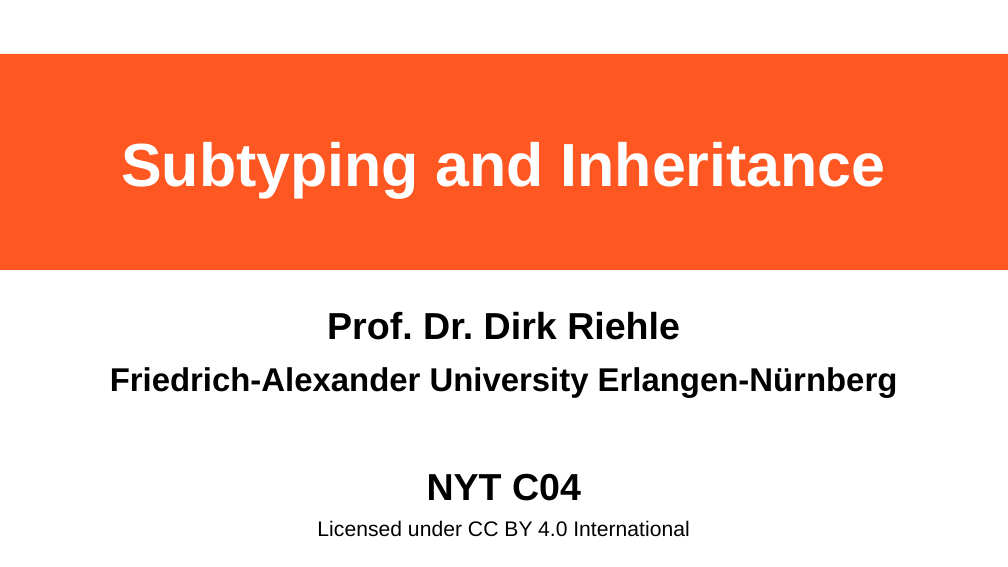
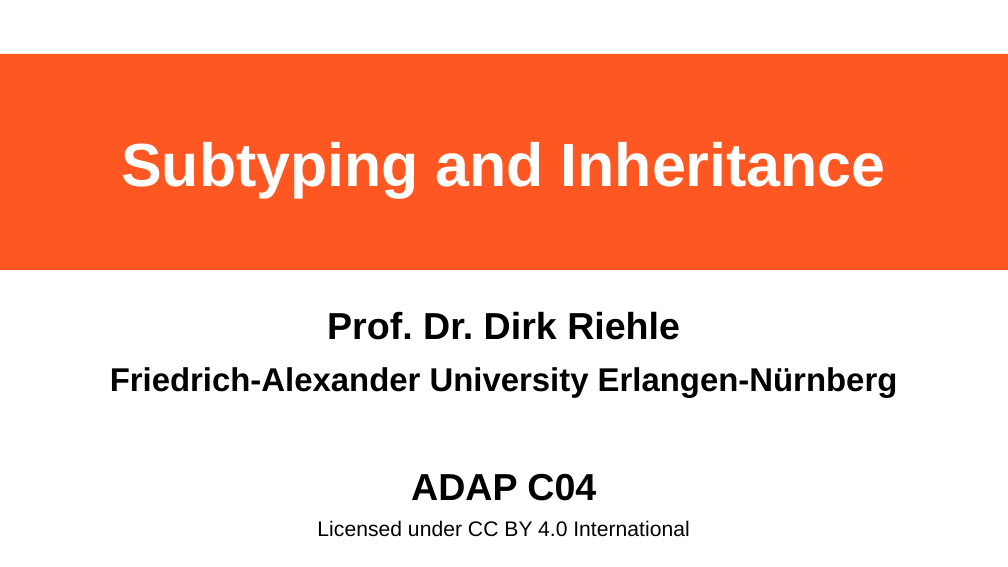
Before and after one commit to dirkriehle/adap-course, a slide deck: slide 1 of Lecture Slides/ADAP C04 - Subtyping and Inheritance.odp. Drawn at 1008x567 pixels with LibreOffice and Linux fonts; fonts in the diff are those of the drawing. Boxes give left, top, right and bottom in pixels: in the first picture for what was removed or moved away, otherwise in the second. Text is boxed around its words. In the diff, an @@ line names an element or a change of style, - is before the commit and + after.

```diff
--- a/Lecture Slides/ADAP C04 - Subtyping and Inheritance.odp
+++ b/Lecture Slides/ADAP C04 - Subtyping and Inheritance.odp
@@ subtitle at bbox=[411, 473, 596, 501]: text changed @@
-NYT C04
+ADAP C04
```
Also in this commit, not shown: 15 other files.
